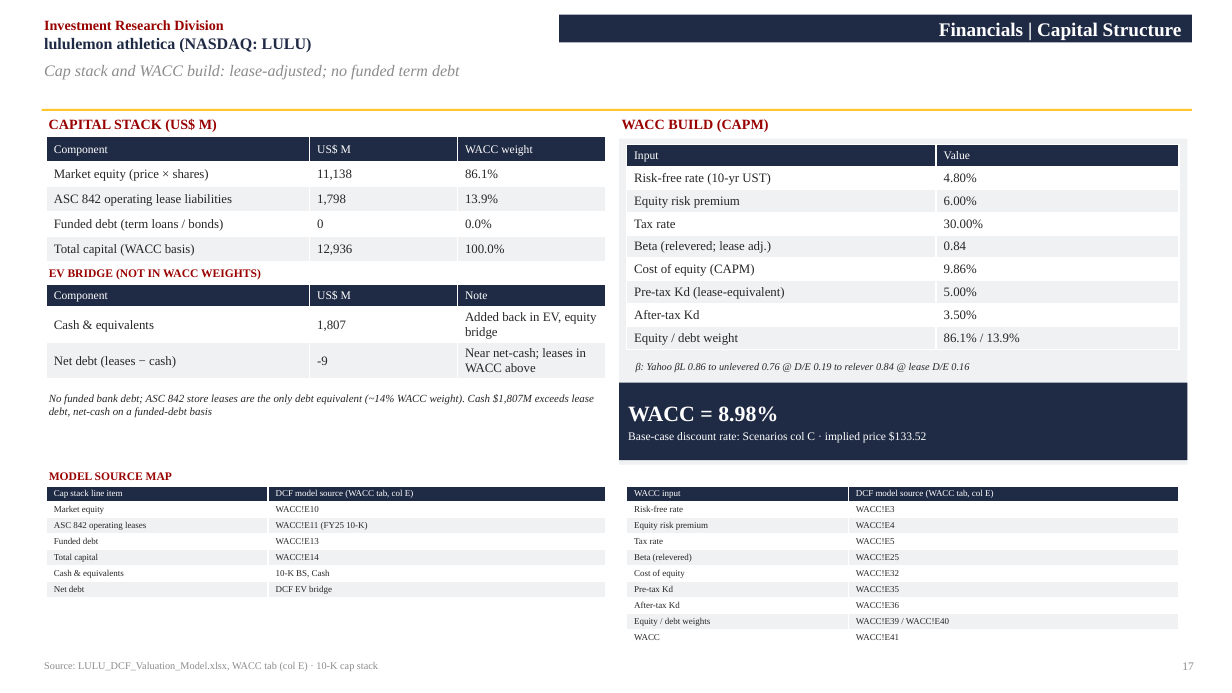
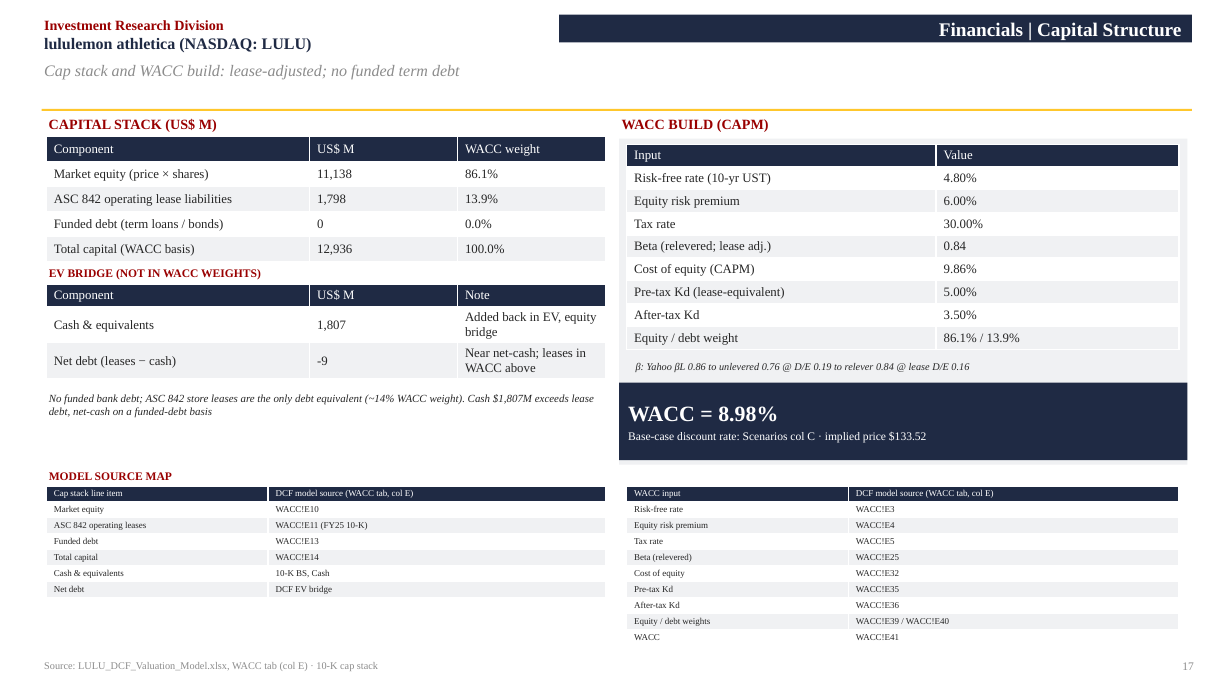
Before and after one commit to vengeanceaiUSC/RM, a slide deck: slide 17 of LULU/LULU_Investment_Pitch_Deck.pptx. Drawn at 1232x693 pixels with LibreOffice and Linux fonts; fonts in the diff are those of the drawing. Boxes give left, top, right and bottom in pixels: in the first picture for what was removed or moved away, otherwise in the second. Text is boxed around its words. In the diff, an @@ line names an element or a change of style, - is before the commit and + after.

```diff
--- a/LULU/LULU_Investment_Pitch_Deck.pptx
+++ b/LULU/LULU_Investment_Pitch_Deck.pptx
@@ table at (46, 137, 605, 262) @@
@@ size 9 to 10 pt in "Component", "US$ M", "WACC weight" @@
@@ table at (627, 144, 1179, 349) @@
@@ size 9 to 10 pt in "Input", "Value" @@
@@ table at (46, 285, 605, 376) @@
@@ size 9 to 10 pt in "Component", "US$ M", "Note" @@
```
Also in this commit, not shown: 6 other slides changed, 3 other files.
